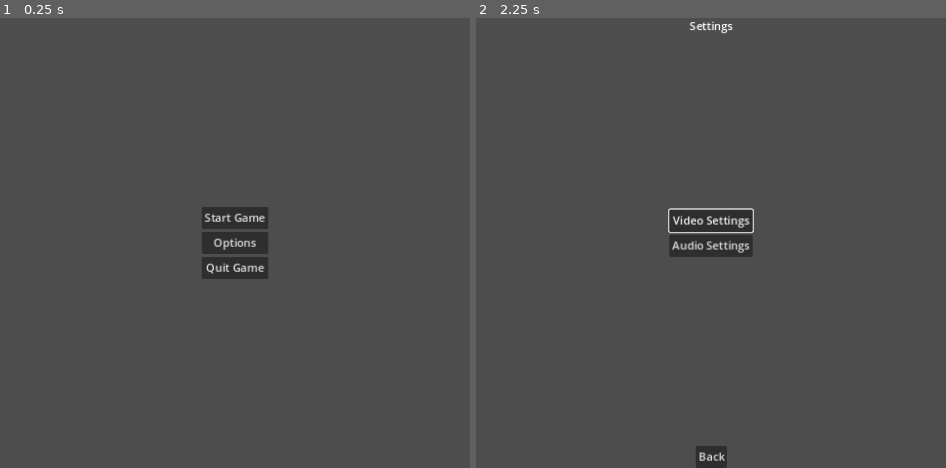
Above: before the commit, frames 1-2 (left to right).
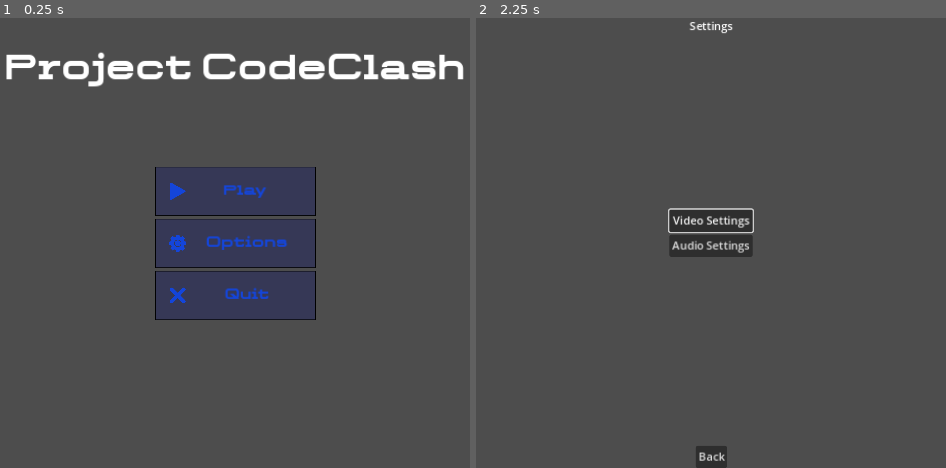
Above: after the commit, the same moments.

Repository: lighter3000/Projektgruppe-23-Link
Game: Godot game, scene res://main_menu/mainmenu.tscn
Two runs of this game, one before a commit and one after it. Both use one fixed random seed, a clock stepped at 60 frames per second and the inputs below.
Inputs (mouse positions are in pixels of both pictures, inside the frame that each line leads up to):
- Up to frame 1 (0.25 s): no input
- Up to frame 2 (2.25 s): click (711, 243) at 0.5 s, where only the run before the commit has a clickable "Options"; click "Back" at 1.25 s; click (711, 243) at 2.02 s

The runs differ from the first frame. In frame 1, 5.8% of the frame differs, in the area x 1-99%, y 7-68%; in frame 2, nothing differs.

Commit message:
Update main menu

Diff:
--- a/main_menu/mainmenu.gd
+++ b/main_menu/mainmenu.gd
@@ -11,13 +11,13 @@
 	pass
 
 
-func _on_options_button_pressed():
+func _on_quit_game_texture_button_pressed():
+	get_tree().quit()
+
+
+func _on_options_game_texture_button_2_pressed():
 	get_tree().change_scene_to_file("res://options/options.tscn")
 
 
-func _on_quit_game_button_pressed():
-	get_tree().quit()
-
-
-func _on_start_game_button_pressed():
+func _on_start_game_texture_button_pressed():
 	get_tree().change_scene_to_file("res://level_overview/level_overview.tscn")
--- a/main_menu/mainmenu.tscn
+++ b/main_menu/mainmenu.tscn
@@ -1,6 +1,12 @@
-[gd_scene load_steps=2 format=3 uid="uid://bcap7ag1woj0x"]
+[gd_scene load_steps=8 format=3 uid="uid://bcap7ag1woj0x"]
 
 [ext_resource type="Script" path="res://main_menu/mainmenu.gd" id="1_80xsw"]
+[ext_resource type="Texture2D" uid="uid://bgswiq05dxckk" path="res://assets/icons/play.png" id="3_7f66p"]
+[ext_resource type="Texture2D" uid="uid://dn33xwhfg280g" path="res://assets/icons/setting.png" id="4_wiogh"]
+[ext_resource type="Texture2D" uid="uid://0hhhucg5nj5a" path="res://assets/icons/quit.png" id="5_ehnr3"]
+[ext_resource type="Texture2D" uid="uid://y7hjmruu1434" path="res://assets/icons/backgroundButton.png" id="6_bq7ce"]
+[ext_resource type="FontFile" uid="uid://dgbtqe4jybj4" path="res://assets/fonts/rollbox/RollboxBlack-axn3a.ttf" id="6_flgr3"]
+[ext_resource type="Texture2D" uid="uid://bq8yrr6lnnuia" path="res://assets/icons/background_focus_Button.png" id="8_kaw8e"]
 
 [node name="Control" type="Control"]
 layout_mode = 3
@@ -10,6 +16,20 @@
 grow_horizontal = 2
 grow_vertical = 2
 script = ExtResource("1_80xsw")
+
+[node name="GameTitle_Label" type="Label" parent="."]
+layout_mode = 1
+anchors_preset = 5
+anchor_left = 0.5
+anchor_right = 0.5
+offset_left = -332.0
+offset_top = 50.0
+offset_right = 333.0
+offset_bottom = 104.0
+grow_horizontal = 2
+theme_override_fonts/font = ExtResource("6_flgr3")
+theme_override_font_sizes/font_size = 50
+text = "Project CodeClash"
 
 [node name="VBoxContainer" type="VBoxContainer" parent="."]
 layout_mode = 1
@@ -25,18 +45,114 @@
 grow_horizontal = 2
 grow_vertical = 2
 
-[node name="Start_Game_Button" type="Button" parent="VBoxContainer"]
+[node name="Start_Game_TextureButton" type="TextureButton" parent="VBoxContainer"]
 layout_mode = 2
-text = "Start Game"
+texture_normal = ExtResource("6_bq7ce")
+texture_hover = ExtResource("8_kaw8e")
+texture_focused = ExtResource("8_kaw8e")
 
-[node name="Options_Button" type="Button" parent="VBoxContainer"]
+[node name="HSplitContainer" type="HSplitContainer" parent="VBoxContainer/Start_Game_TextureButton"]
+layout_mode = 1
+anchors_preset = 8
+anchor_left = 0.5
+anchor_top = 0.5
+anchor_right = 0.5
+anchor_bottom = 0.5
+offset_left = -96.0
+offset_top = -12.5
+offset_right = 96.0
+offset_bottom = 12.5
+grow_horizontal = 2
+grow_vertical = 2
+theme_override_constants/separation = 7
+
+[node name="TextureRect" type="TextureRect" parent="VBoxContainer/Start_Game_TextureButton/HSplitContainer"]
 layout_mode = 2
+size_flags_horizontal = 0
+texture = ExtResource("3_7f66p")
+expand_mode = 2
+
+[node name="Label" type="Label" parent="VBoxContainer/Start_Game_TextureButton/HSplitContainer"]
+layout_mode = 2
+size_flags_horizontal = 4
+theme_override_colors/font_color = Color(0.0784314, 0.270588, 0.854902, 1)
+theme_override_fonts/font = ExtResource("6_flgr3")
+theme_override_font_sizes/font_size = 21
+text = "Play "
+vertical_alignment = 2
+
+[node name="Options_TextureButton" type="TextureButton" parent="VBoxContainer"]
+layout_mode = 2
+texture_normal = ExtResource("6_bq7ce")
+texture_hover = ExtResource("8_kaw8e")
+texture_focused = ExtResource("8_kaw8e")
+
+[node name="HSplitContainer" type="HSplitContainer" parent="VBoxContainer/Options_TextureButton"]
+layout_mode = 1
+anchors_preset = 8
+anchor_left = 0.5
+anchor_top = 0.5
+anchor_right = 0.5
+anchor_bottom = 0.5
+offset_left = -96.0
+offset_top = -12.5
+offset_right = 96.0
+offset_bottom = 12.5
+grow_horizontal = 2
+grow_vertical = 2
+theme_override_constants/separation = 7
+
+[node name="TextureRect" type="TextureRect" parent="VBoxContainer/Options_TextureButton/HSplitContainer"]
+layout_mode = 2
+size_flags_horizontal = 0
+texture = ExtResource("4_wiogh")
+expand_mode = 2
+
+[node name="Label" type="Label" parent="VBoxContainer/Options_TextureButton/HSplitContainer"]
+layout_mode = 2
+size_flags_horizontal = 4
+theme_override_colors/font_color = Color(0.0784314, 0.270588, 0.854902, 1)
+theme_override_fonts/font = ExtResource("6_flgr3")
+theme_override_font_sizes/font_size = 21
 text = "Options"
+vertical_alignment = 2
 
-[node name="Quit_Game_Button" type="Button" parent="VBoxContainer"]
+[node name="Quit_Game_TextureButton" type="TextureButton" parent="VBoxContainer"]
 layout_mode = 2
-text = "Quit Game"
+texture_normal = ExtResource("6_bq7ce")
+texture_hover = ExtResource("8_kaw8e")
+texture_focused = ExtResource("8_kaw8e")
 
-[connection signal="pressed" from="VBoxContainer/Start_Game_Button" to="." method="_on_start_game_button_pressed"]
-[connection signal="pressed" from="VBoxContainer/Options_Button" to="." method="_on_options_button_pressed"]
-[connection signal="pressed" from="VBoxContainer/Quit_Game_Button" to="." method="_on_quit_game_button_pressed"]
+[node name="HSplitContainer" type="HSplitContainer" parent="VBoxContainer/Quit_Game_TextureButton"]
+layout_mode = 1
+anchors_preset = 8
+anchor_left = 0.5
+anchor_top = 0.5
+anchor_right = 0.5
+anchor_bottom = 0.5
+offset_left = -96.0
+offset_top = -12.5
+offset_right = 96.0
+offset_bottom = 12.5
+grow_horizontal = 2
+grow_vertical = 2
+theme_override_constants/separation = 7
+
+[node name="TextureRect" type="TextureRect" parent="VBoxContainer/Quit_Game_TextureButton/HSplitContainer"]
+layout_mode = 2
+texture = ExtResource("5_ehnr3")
+expand_mode = 2
+
+[node name="Label" type="Label" parent="VBoxContainer/Quit_Game_TextureButton/HSplitContainer"]
+layout_mode = 2
+size_flags_horizontal = 4
+theme_override_colors/font_color = Color(0.0784314, 0.270588, 0.854902, 1)
+theme_override_fonts/font = ExtResource("6_flgr3")
+theme_override_font_sizes/font_size = 21
+text = "Quit
+"
+vertical_alignment = 2
+
+[connection signal="pressed" from="VBoxContainer/Start_Game_TextureButton" to="." method="_on_start_game_texture_button_pressed"]
+[connection signal="pressed" from="VBoxContainer/Options_TextureButton" to="." method="_on_options_game_texture_button_2_pressed"]
+[connection signal="pressed" from="VBoxContainer/Quit_Game_TextureButton" to="." method="_on_quit_game_texture_button_pressed"]
Binary file added: assets/fonts/rollbox/RollboxBlack-axn3a.ttf
Not shown, added: assets/fonts/rollbox/RollboxBlack-axn3a.ttf.import
Binary file added: assets/fonts/rollbox/RollboxBlackItalic-Eaxnr.ttf
Not shown, added: assets/fonts/rollbox/RollboxBlackItalic-Eaxnr.ttf.import
Binary file added: assets/fonts/rollbox/RollboxBold-OVxvO.ttf
Not shown, added: assets/fonts/rollbox/RollboxBold-OVxvO.ttf.import
Binary file added: assets/fonts/rollbox/RollboxBoldItalic-ZVx0q.ttf
Not shown, added: assets/fonts/rollbox/RollboxBoldItalic-ZVx0q.ttf.import
Binary file added: assets/fonts/rollbox/RollboxExtraBold-3zV4X.ttf
Not shown, added: assets/fonts/rollbox/RollboxExtraBold-3zV4X.ttf.import
Binary file added: assets/fonts/rollbox/RollboxExtraBoldItalic-x3Wmj.ttf
Not shown, added: assets/fonts/rollbox/RollboxExtraBoldItalic-x3Wmj.ttf.import
(and 38 more such lines)
